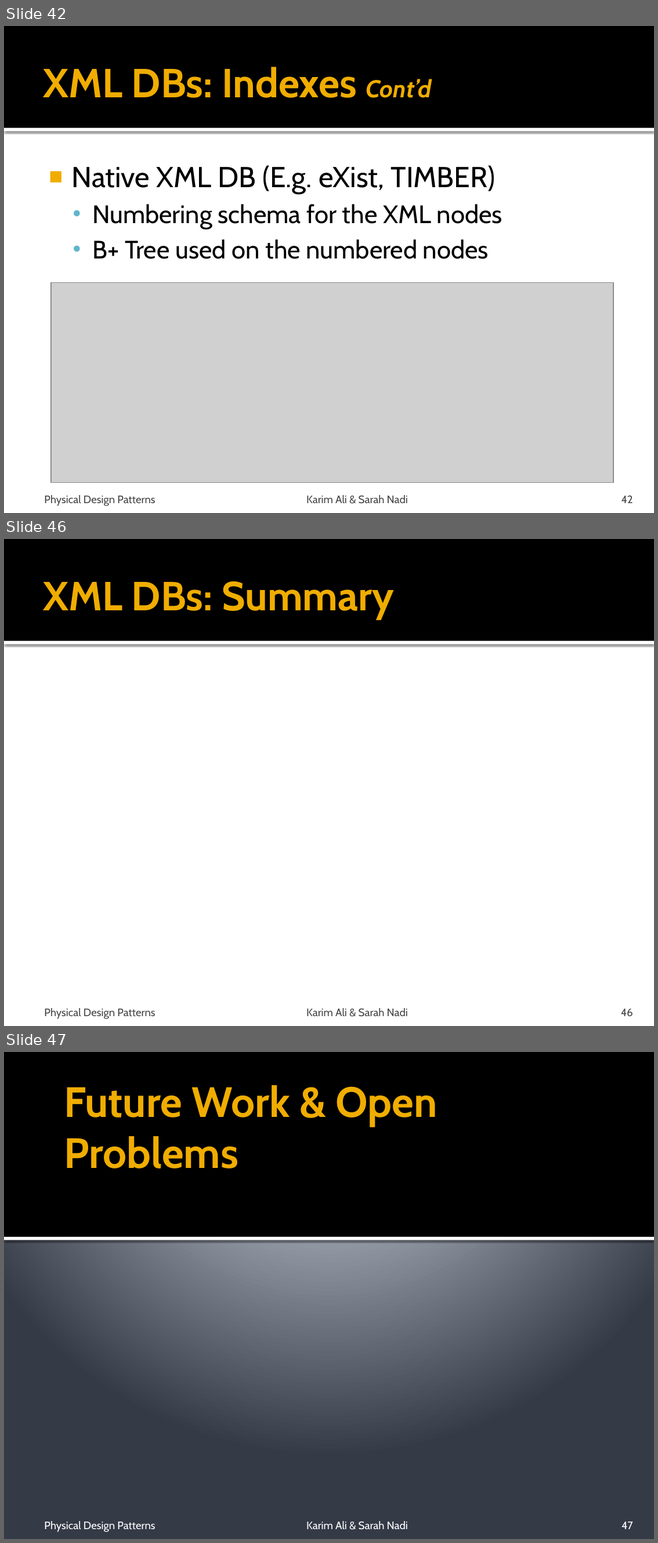
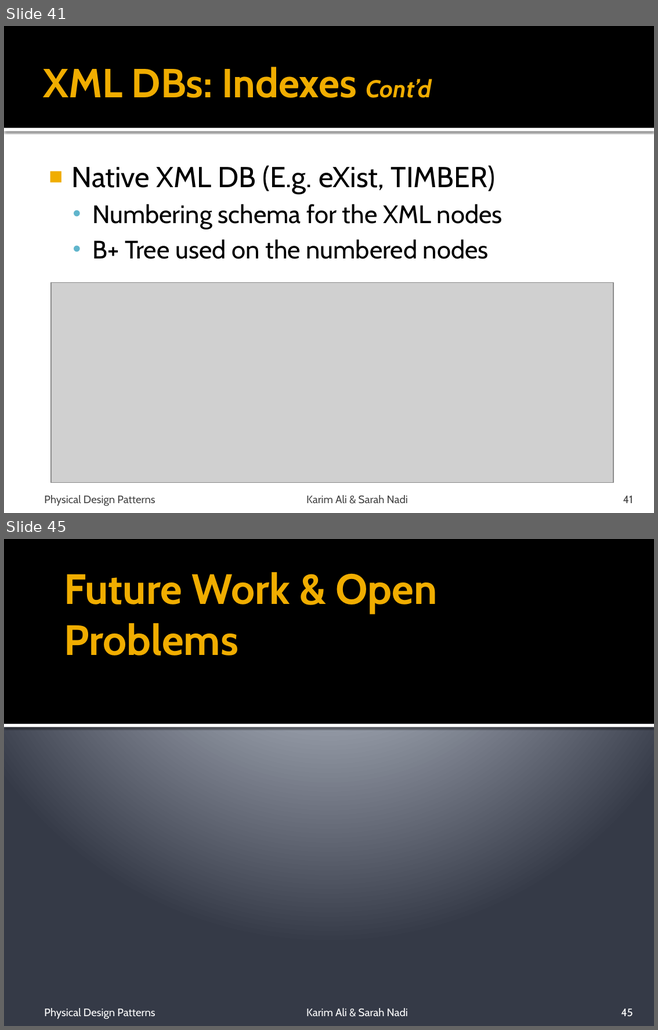
Before and after one commit to snadi/cs848-db, a slide deck: cs848-db/PhysDesignPres.pptx. Shown one above the other, each under a label of ours: slides 42, 46 and 47 before the commit, slides 41 and 45 after it; the slides between them are not shown. The pictures are 658x1543 and 658x1030 pixels, drawn with LibreOffice and Linux fonts; fonts in the diff are those of the drawing; grey boxes stand for pictures. Boxes give left, top, right and bottom in pixels: in the first picture for what was removed or moved away, otherwise in the second. Text is boxed around its words. In the diff, an @@ line names an element or a change of style, - is before the commit and + after.

```diff
--- a/cs848-db/PhysDesignPres.pptx
+++ b/cs848-db/PhysDesignPres.pptx
@@ slide 46 removed at [4,539,654,1026], background #FFFFFF; not listed: 2 template elements that a slide beside it also shows @@
@@ title removed at [43,581,394,620] @@
-XML DBs: Summary
@@ text removed at [44,1008,155,1019] @@
-Physical Design Patterns
@@ text removed at [306,1008,408,1017] @@
-Karim Ali & Sarah Nadi
@@ page number removed at [621,1009,633,1016] @@
-46
@@ what was slide 42 is now slide 41 @@
@@ page number at [623,496,633,503]: text changed @@
-42
+41
@@ what was slide 47 is now slide 45 @@
@@ page number at [621,1009,632,1017]: text changed @@
-47
+45
```
Also in this commit, not shown: 10 slides changed, 1 other slide removed, 3 other files.
